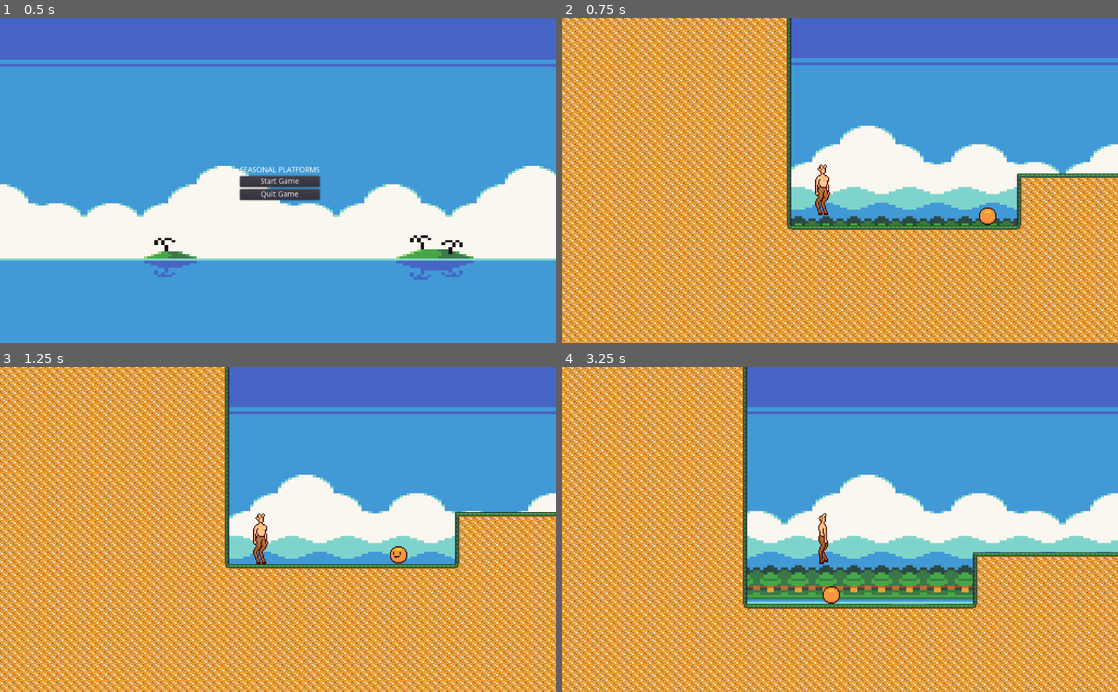
Above: before the commit, frames 1-4 (two rows, left to right).
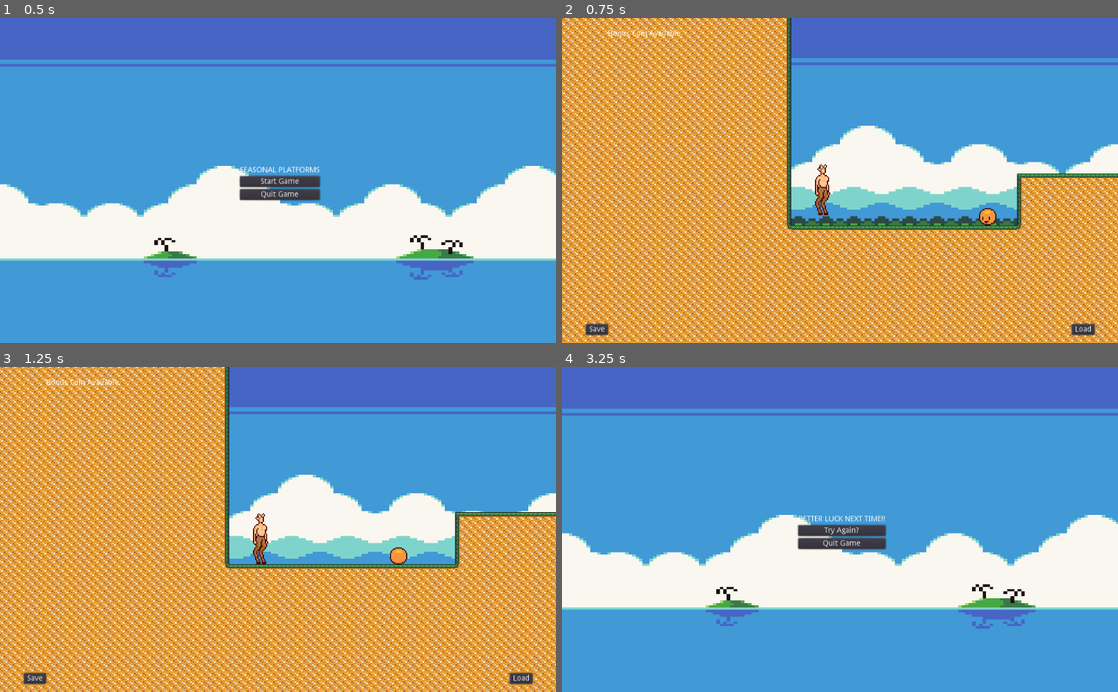
Above: after the commit, the same moments.

Repository: bendance/07-2D-Platformer
Game: Godot game, scene res://assets/Levels/MainScreen.tscn
Two runs of this game, one before a commit and one after it. Both use one fixed random seed, a clock stepped at 60 frames per second and the inputs below.
Inputs (mouse positions are in pixels of both pictures, inside the frame that each line leads up to):
- Up to frame 1 (0.5 s): no input
- Up to frame 2 (0.75 s): click "Start Game" at 0.5 s
- Up to frame 3 (1.25 s): no input
- Up to frame 4 (3.25 s): click (595, 679) at 1.25 s, where only the run after the commit has a clickable "Save"; click (1084, 679) at 2 s, where only the run after the commit has a clickable "Load"; hold Right (ui_right) from 2.78 s (still down); tap Up (ui_up) at 3.02 s

Frame 1 is identical in both runs. In frame 2, 0.5% of the frame differs, in the area x 4-96%, y 3-98%; in frame 3, 0.5%; in frame 4, 72%, in the area x 0-100%, y 0-100%.

Commit message:
Seasonal Platforms
A short platformer game by Ben Dance

Diff:
--- /dev/null
+++ b/SaveSystem.tscn
@@ -0,0 +1,6 @@
+[gd_scene load_steps=2 format=2]
+
+[ext_resource path="res://assets/Scripts/SaveSystem.gd" type="Script" id=1]
+
+[node name="SaveSystem" type="Node2D"]
+script = ExtResource( 1 )
--- /dev/null
+++ b/assets/Items/Coin.tscn
@@ -0,0 +1,19 @@
+[gd_scene load_steps=3 format=2]
+
+[ext_resource path="res://assets/Items/Coin.png" type="Texture" id=1]
+
+[sub_resource type="CircleShape2D" id=3]
+radius = 8.72293
+
+[node name="Coin" type="Area2D"]
+position = Vector2( 517.309, 384.343 )
+
+[node name="coinimage" type="Sprite" parent="."]
+texture = ExtResource( 1 )
+
+[node name="CollisionShape2D" type="CollisionShape2D" parent="."]
+shape = SubResource( 3 )
+
+[node name="CanvasLayer" type="CanvasLayer" parent="."]
+layer = -1
+[connection signal="body_entered" from="." to="." method="_on_CoinSprite_body_entered"]
--- a/assets/Items/Enemy.tscn
+++ b/assets/Items/Enemy.tscn
@@ -17,8 +17,11 @@
 "speed": 5.0
 } ]
 
+[sub_resource type="CircleShape2D" id=3]
+radius = 8.12348
+
 [sub_resource type="CircleShape2D" id=2]
-radius = 8.31693
+radius = 7.54232
 
 [node name="Enemy" type="KinematicBody2D"]
 script = ExtResource( 7 )
@@ -26,7 +29,7 @@
 [node name="AnimatedSprite" type="AnimatedSprite" parent="."]
 frames = SubResource( 1 )
 animation = "roll"
-frame = 3
+frame = 1
 playing = true
 
 [node name="RayCast2D" type="RayCast2D" parent="."]
@@ -38,7 +41,8 @@
 script = ExtResource( 8 )
 
 [node name="CollisionShape2D" type="CollisionShape2D" parent="hitbox"]
-shape = SubResource( 2 )
+shape = SubResource( 3 )
 
 [node name="CollisionShape2D2" type="CollisionShape2D" parent="."]
 shape = SubResource( 2 )
+[connection signal="body_entered" from="hitbox" to="." method="_on_hitbox_body_entered"]
--- /dev/null
+++ b/assets/Items/InterfaceLayer.tscn
@@ -0,0 +1,41 @@
+[gd_scene load_steps=2 format=2]
+
+[ext_resource path="res://assets/Scripts/UI.gd" type="Script" id=1]
+
+[node name="InterfaceLayer" type="CanvasLayer"]
+
+[node name="Control" type="Control" parent="."]
+margin_right = 1024.0
+margin_bottom = 600.0
+script = ExtResource( 1 )
+__meta__ = {
+"_edit_use_anchors_": false
+}
+
+[node name="SaveButton" type="Button" parent="Control"]
+margin_left = 43.6227
+margin_top = 564.791
+margin_right = 84.6227
+margin_bottom = 584.791
+text = "Save"
+__meta__ = {
+"_edit_use_anchors_": false
+}
+
+[node name="LoadButton" type="Button" parent="Control"]
+margin_left = 938.709
+margin_top = 564.791
+margin_right = 980.709
+margin_bottom = 584.791
+text = "Load"
+
+[node name="Points" type="Label" parent="Control"]
+margin_left = 43.6227
+margin_top = 23.0802
+margin_right = 105.623
+margin_bottom = 37.0802
+text = "Score: "
+valign = 1
+__meta__ = {
+"_edit_use_anchors_": false
+}
--- /dev/null
+++ b/assets/Items/UI.tscn
@@ -0,0 +1,36 @@
+[gd_scene load_steps=2 format=2]
+
+[ext_resource path="res://assets/Scripts/UI.gd" type="Script" id=1]
+
+[node name="Control" type="Control"]
+margin_right = 1024.0
+margin_bottom = 600.0
+script = ExtResource( 1 )
+__meta__ = {
+"_edit_use_anchors_": false
+}
+
+[node name="Score" type="Label" parent="."]
+margin_left = 929.027
+margin_top = 26.7681
+margin_right = 991.027
+margin_bottom = 40.7681
+text = "Score: %s"
+valign = 1
+__meta__ = {
+"_edit_use_anchors_": false
+}
+
+[node name="SaveButton" type="Button" parent="."]
+margin_left = 43.6227
+margin_top = 564.791
+margin_right = 84.6227
+margin_bottom = 584.791
+text = "Save"
+
+[node name="LoadButton" type="Button" parent="."]
+margin_left = 938.709
+margin_top = 564.791
+margin_right = 980.709
+margin_bottom = 584.791
+text = "Load"
--- a/assets/Levels/Level01.tscn
+++ b/assets/Levels/Level01.tscn
@@ -1,21 +1,29 @@
-[gd_scene load_steps=11 format=2]
+[gd_scene load_steps=16 format=2]
 
 [ext_resource path="res://assets/Backgrounds/backgroundlevel1.png" type="Texture" id=1]
 [ext_resource path="res://assets/Items/Player.tscn" type="PackedScene" id=2]
+[ext_resource path="res://assets/Items/Coin.png" type="Texture" id=3]
 [ext_resource path="res://assets/Items/Portal.tscn" type="PackedScene" id=4]
+[ext_resource path="res://assets/Scripts/Coin.gd" type="Script" id=5]
+[ext_resource path="res://assets/Scripts/UI.gd" type="Script" id=6]
 [ext_resource path="res://DirtAutoTile.tres" type="TileSet" id=7]
 [ext_resource path="res://assets/Scripts/Portal.gd" type="Script" id=8]
+[ext_resource path="res://assets/Scripts/GameManager.gd" type="Script" id=9]
 [ext_resource path="res://assets/Music/DanceBen_SP20_OpenAmbient.wav" type="AudioStream" id=13]
 [ext_resource path="res://assets/Items/Death_Barrier.tscn" type="PackedScene" id=14]
 [ext_resource path="res://assets/Items/Enemy.tscn" type="PackedScene" id=15]
 
-[sub_resource type="RectangleShape2D" id=3]
+[sub_resource type="RectangleShape2D" id=1]
 extents = Vector2( 219.466, 10 )
 
-[sub_resource type="RectangleShape2D" id=4]
+[sub_resource type="RectangleShape2D" id=2]
 extents = Vector2( 192.199, 10 )
 
+[sub_resource type="CircleShape2D" id=3]
+radius = 8.72293
+
 [node name="Level01" type="Node2D"]
+script = ExtResource( 9 )
 
 [node name="BackgroundLayer" type="CanvasLayer" parent="."]
 layer = -1
@@ -35,6 +43,44 @@
 "_edit_use_anchors_": false
 }
 
+[node name="InterfaceLayer" type="CanvasLayer" parent="."]
+
+[node name="Control" type="Control" parent="InterfaceLayer"]
+margin_right = 1024.0
+margin_bottom = 600.0
+script = ExtResource( 6 )
+__meta__ = {
+"_edit_use_anchors_": false
+}
+
+[node name="SaveButton" type="Button" parent="InterfaceLayer/Control"]
+margin_left = 43.6227
+margin_top = 564.791
+margin_right = 84.6227
+margin_bottom = 584.791
+text = "Save"
+__meta__ = {
+"_edit_use_anchors_": false
+}
+
+[node name="LoadButton" type="Button" parent="InterfaceLayer/Control"]
+margin_left = 938.709
+margin_top = 564.791
+margin_right = 980.709
+margin_bottom = 584.791
+text = "Load"
+
+[node name="Points" type="Label" parent="InterfaceLayer/Control"]
+margin_left = 84.6227
+margin_top = 22.0926
+margin_right = 146.623
+margin_bottom = 36.0926
+text = "Score: "
+valign = 1
+__meta__ = {
+"_edit_use_anchors_": false
+}
+
 [node name="Player" parent="." instance=ExtResource( 2 )]
 
 [node name="TileMap" type="TileMap" parent="."]
@@ -78,3 +124,17 @@
 [node name="Enemy2" parent="Enemies" instance=ExtResource( 15 )]
 position = Vector2( 1379.31, 509.38 )
 scale = Vector2( 2, 2 )
+
+[node name="Coin" type="Area2D" parent="."]
+position = Vector2( 938.709, 393.059 )
+script = ExtResource( 5 )
+__meta__ = {
+"_edit_group_": true
+}
+
+[node name="coinimage" type="Sprite" parent="Coin"]
+texture = ExtResource( 3 )
+
+[node name="CollisionShape2D" type="CollisionShape2D" parent="Coin"]
+shape = SubResource( 3 )
+[connection signal="body_entered" from="Coin" to="." method="_on_Coin_body_entered"]
--- a/assets/Levels/Level02.tscn
+++ b/assets/Levels/Level02.tscn
@@ -15,17 +15,20 @@
 [ext_resource path="res://assets/Scripts/Portal2.gd" type="Script" id=13]
 [ext_resource path="res://assets/Items/Death_Barrier.tscn" type="PackedScene" id=14]
 [ext_resource path="res://assets/Items/Enemy.tscn" type="PackedScene" id=15]
+[ext_resource path="res://assets/Scripts/GameManager.gd" type="Script" id=16]
+[ext_resource path="res://assets/Scripts/UI.gd" type="Script" id=17]
+[ext_resource path="res://assets/Items/Coin.png" type="Texture" id=18]
 
 [sub_resource type="SpriteFrames" id=1]
 animations = [ {
 "frames": [ ExtResource( 5 ), ExtResource( 10 ), ExtResource( 11 ), ExtResource( 6 ), ExtResource( 9 ), ExtResource( 12 ) ],
 "loop": true,
-"name": "left",
+"name": "right",
 "speed": 5.0
 }, {
 "frames": [ ExtResource( 5 ), ExtResource( 10 ), ExtResource( 11 ), ExtResource( 6 ), ExtResource( 9 ), ExtResource( 12 ) ],
 "loop": true,
-"name": "right",
+"name": "left",
 "speed": 5.0
 }, {
 "frames": [ ExtResource( 2 ) ],
@@ -43,7 +46,49 @@
 [sub_resource type="RectangleShape2D" id=4]
 extents = Vector2( 144.026, 10 )
 
+[sub_resource type="CircleShape2D" id=5]
+radius = 8.72293
+
 [node name="Level02" type="Node2D"]
+script = ExtResource( 16 )
+
+[node name="InterfaceLayer" type="CanvasLayer" parent="."]
+
+[node name="Control" type="Control" parent="InterfaceLayer"]
+margin_right = 1024.0
+margin_bottom = 600.0
+script = ExtResource( 17 )
+__meta__ = {
+"_edit_use_anchors_": false
+}
+
+[node name="SaveButton" type="Button" parent="InterfaceLayer/Control"]
+margin_left = 43.6227
+margin_top = 564.791
+margin_right = 84.6227
+margin_bottom = 584.791
+text = "Save"
+__meta__ = {
+"_edit_use_anchors_": false
+}
+
+[node name="LoadButton" type="Button" parent="InterfaceLayer/Control"]
+margin_left = 938.709
+margin_top = 564.791
+margin_right = 980.709
+margin_bottom = 584.791
+text = "Load"
+
+[node name="Points" type="Label" parent="InterfaceLayer/Control"]
+margin_left = 92.2937
+margin_top = 33.3294
+margin_right = 154.294
+margin_bottom = 47.3294
+text = "Score: "
+valign = 1
+__meta__ = {
+"_edit_use_anchors_": false
+}
 
 [node name="BackgroundLayer" type="CanvasLayer" parent="."]
 layer = -1
@@ -54,9 +99,9 @@
 anchor_right = -0.000401974
 anchor_bottom = -0.00221141
 margin_left = 0.411652
-margin_top = 0.326843
+margin_top = -0.767441
 margin_right = 1024.41
-margin_bottom = 601.327
+margin_bottom = 600.233
 texture = ExtResource( 1 )
 expand = true
 __meta__ = {
@@ -131,3 +176,14 @@
 [node name="Enemy3" parent="." instance=ExtResource( 15 )]
 position = Vector2( 1390.26, 494.747 )
 scale = Vector2( 2, 2 )
+
+[node name="Coin" type="Area2D" parent="."]
+position = Vector2( 1357.35, 386.05 )
+
+[node name="coinimage" type="Sprite" parent="Coin"]
+texture = ExtResource( 18 )
+
+[node name="CollisionShape2D" type="CollisionShape2D" parent="Coin"]
+shape = SubResource( 5 )
+[connection signal="body_entered" from="Coin" to="Coin" method="_on_CoinSprite_body_entered"]
+[connection signal="body_entered" from="Coin" to="." method="_on_Coin_body_entered"]
--- a/assets/Save/GameSaver.gd
+++ b/assets/Save/GameSaver.gd
@@ -3,7 +3,7 @@
 # dict so saves don't rely on the nodes' path or their source file
 extends Node
 
-const SaveGame = preload('res://src/main/save/SaveGame.gd')
+const SaveGame = preload('res://assets/Save/SaveGame.gd')
 # TODO: Use project setting to save to res://debug vs user://
 var SAVE_FOLDER : String = "res://debug/save"
 var SAVE_NAME_TEMPLATE : String = "save_%03d.tres"
--- /dev/null
+++ b/assets/Save/SaveGame.gd
@@ -0,0 +1,9 @@
+# Saves and loads savegame files
+# Each node is responsible for finding itself in the save_game
+# dict so saves don't rely on the nodes' path or their source file
+extends Resource
+
+class_name SaveGame
+
+export var game_version : String = ''
+export var data : Dictionary = {}
--- /dev/null
+++ b/assets/Scripts/Coin.gd
@@ -0,0 +1,6 @@
+extends Area2D
+
+var score = 0
+
+func _on_Coin_body_entered(body):
+	queue_free()
--- a/assets/Scripts/Enemy.gd
+++ b/assets/Scripts/Enemy.gd
@@ -6,7 +6,6 @@
 export var speed = 100
 export var gravity = 10
 export var jump_force = -400
-onready var sprite = get_node("sprite")
 
 
 func _physics_process(delta):
@@ -28,7 +27,6 @@
 		direction = direction * -1
 		$RayCast2D.position.x *= -1
 
-func on_Enemy_body_entered(body):
-	for body in $hitbox.get_overlapping_bodies():
-		if body.name == "Player":
+func _on_hitbox_body_entered(body):
+	if body.name == "Player":
 			get_tree().change_scene("res://assets/Levels/LoseScreen.tscn")
--- /dev/null
+++ b/assets/Scripts/GameManager.gd
@@ -0,0 +1,105 @@
+extends Node2D
+
+onready var playerposition = $Player.position
+onready var score = 0
+onready var coin = $Coin
+onready var text = $InterfaceLayer/Control/Points
+onready var GameManager = get_node("res://assets/Scripts/GameManager.gd")
+var currentLevel
+var coinpoints = 100
+
+func _ready():
+	$InterfaceLayer/Control/Points.text = "Bonus Coin Available"
+	var dir = Directory.new()
+	if !dir.dir_exists("res://Saves"):
+		dir.open("res://")
+		dir.make_dir("res://Saves")
+
+
+func get_playerposition():
+	return playerposition
+
+func set_playerposition(var amount):
+	playerposition += amount
+
+func get_score():
+	return score
+
+func set_score(var amount):
+	score += amount
+
+func get_level():
+	return get_tree().get_current_scene().get_filename()
+
+# set the level
+func set_level(var levelName):
+	# currentLevel must be changed to the new level
+	currentLevel = levelName
+	get_tree().change_scene(levelName)
+
+var GameData = {
+	level="",
+	score=0,
+	playerposition=0,
+}
+
+func save_game_state(var saveName):
+
+	# create a file object
+	var saveGame = File.new()
+	saveGame.open("res://Saves/"+saveName+".sve", File.WRITE)
+
+	var data = GameData
+
+	# store the data
+	data.level = get_level()
+	data.score = get_score()
+	data.playerposition = get_playerposition()
+
+	saveGame.store_line(data.to_json())
+	saveGame.close()
+
+func load_game_state(var saveName):
+
+	# create a file object
+	var loadGame = File.new()
+
+	# see if the file actually exists before opening it
+	if !loadGame.file_exists("res://Saves/"+saveName+".sve"):
+		print ("File not found! Aborting...")
+		return
+
+	# use an empty dictionary to assign temporary data to
+	var currentLine = {}
+
+	# read the data in
+	loadGame.open("res://Saves/"+saveName+".sve", File.READ)
+	while(!loadGame.eof_reached()):
+
+		# use currentLine to parse through the file
+		currentLine.parse_json(loadGame.get_line())
+
+		# assign the data to the variables
+		currentLevel  =  currentLine["level"]
+		score = currentLine["score"]
+		playerposition = currentLine["playerposition"]
+	loadGame.close()
+
+
+
+
+
+
+
+func _on_SaveButton_pressed():
+	save_game_state("MyGame")
+	print("Save Complete")
+
+func _on_LoadButton_pressed():
+	load_game_state("MyGame")
+	print("Load Complete")
+
+
+func _on_Coin_body_entered(body):
+	coin.queue_free()
+	text.queue_free()
--- /dev/null
+++ b/assets/Scripts/SaveSystem.gd
@@ -0,0 +1,18 @@
+extends Node2D
+
+var DisplayValue = 0
+
+var save_path = "res://save-file.cfg"
+var config = ConfigFile.new()
+var load_response = config.load(save_path)
+
+
+func _ready():
+	pass
+
+func saveValue(section, key):
+	config.set_value(section, key, DisplayValue)
+	config.save(save_path)
+
+func loadValue(section, key):
+	DisplayValue = config.get_value(section, key, DisplayValue)
--- /dev/null
+++ b/assets/Scripts/UI.gd
@@ -0,0 +1,14 @@
+extends Control
+
+onready var GameManager = get_node("res://assets/Scripts/GameManager.gd")
+
+
+
+
+func _on_SaveButton_pressed():
+	GameManager.save_game_state("MyGame")
+	print("Save Complete")
+
+func _on_LoadButton_pressed():
+	GameManager.load_game_state("MyGame")
+	print("Load Complete")
--- a/project.godot
+++ b/project.godot
@@ -8,9 +8,14 @@
 
 config_version=4
 
-_global_script_classes=[  ]
+_global_script_classes=[ {
+"base": "Resource",
+"class": "SaveGame",
+"language": "GDScript",
+"path": "res://assets/Save/SaveGame.gd"
+} ]
 _global_script_class_icons={
-
+"SaveGame": ""
 }
 
 [application]
Binary file added: assets/Items/Coin.png
Not shown, added: assets/Items/Coin.png.import
Not shown: 1 places in assets/Items/Enemy.tscn that only renumber resources
Not shown: 1 places in assets/Levels/Level01.tscn that only renumber resources
Not shown: 1 places in assets/Levels/Level02.tscn that only renumber resources
Not shown, added: Saves/MyGame.sve
